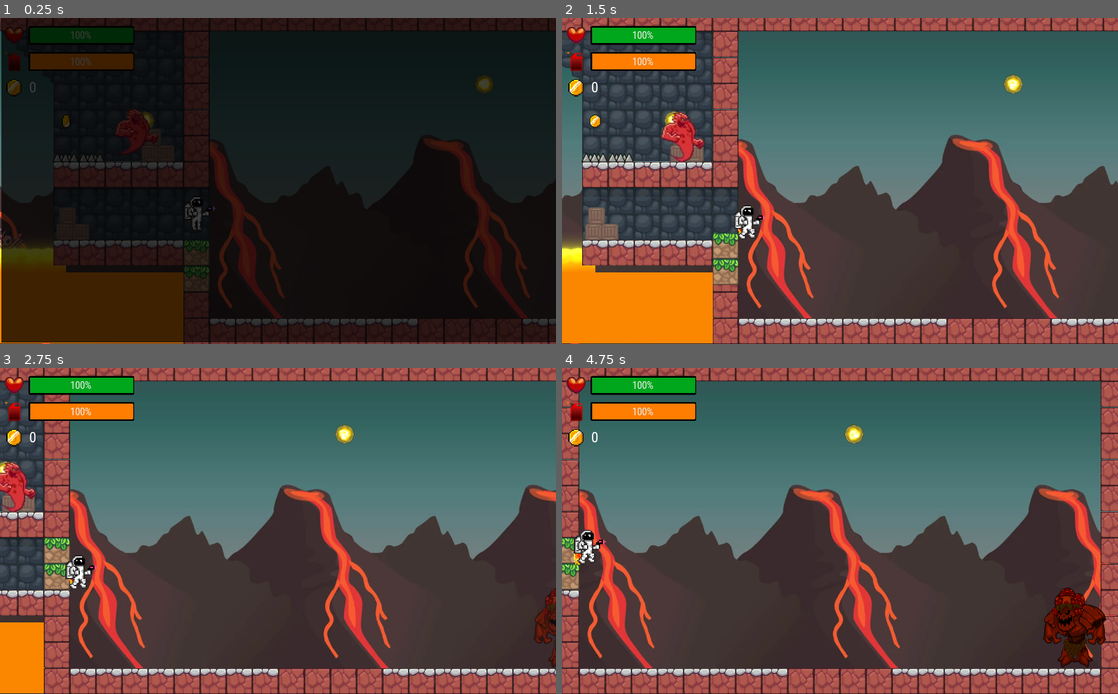
Above: before the commit, frames 1-4 (two rows, left to right).
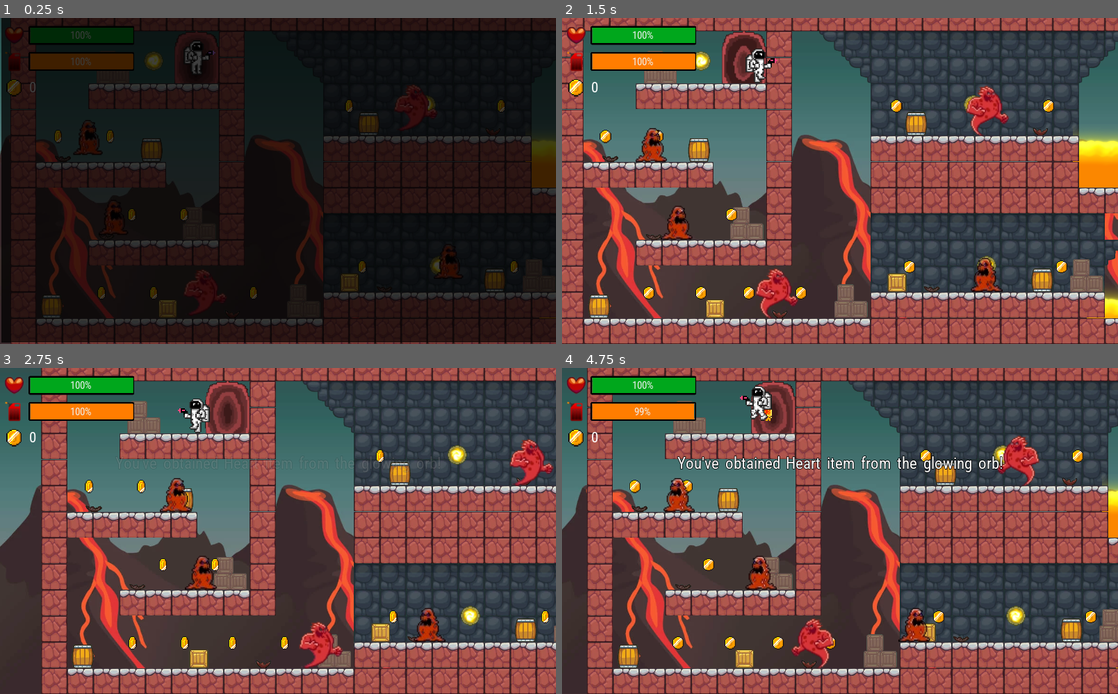
Above: after the commit, the same moments.

Repository: BernardSapida/SUPER-NOVA
Game: Godot game, scene res://scenes/level4/Level4.tscn
The game is run twice, just before and just after one commit, with the same random seed, the same clock (stepped at 60 frames per second) and the same inputs. This scene is started directly instead of the project's main scene. Sound files missing from this copy of the repository are replaced by a short silence.
Inputs:
- Up to frame 1 (0.25 s): no input
- Up to frame 2 (1.5 s): hold Right (ui_right) from 0.53 s (still down); tap 2 (cloak_item) at 0.6 s; tap Up (ui_up) at 0.77 s; tap A (fire) at 1.35 s
- Up to frame 3 (2.75 s): tap Up (ui_up) at 1.52 s; release Right (ui_right) at 2.03 s; hold Left (ui_left) from 2.03 s (still down); tap 6 (fuel_item) at 2.1 s
- Up to frame 4 (4.75 s): release Left (ui_left) at 2.78 s; hold Right (ui_right) 2.78-4.28 s; tap 1 (heart_item) at 2.85 s; tap Up (ui_up) at 3.02, 3.77, 4.52 s; tap 4 (rage_item) at 3.6 s; hold Left (ui_left) from 4.28 s (still down); tap Space (rocket) at 4.35 s

The runs differ from the first frame. In frame 1, 23% of the frame differs, in the area x 0-100%, y 0-100%; in frame 2, 70%; in frame 3, 56%; in frame 4, 63%.

Commit message:
fix minor issue

Diff:
--- a/scenes/level4/Level4.tscn
+++ b/scenes/level4/Level4.tscn
@@ -3906,7 +3906,7 @@
 [node name="Golem" parent="BossRoom/BossOriginalPosition" instance=ExtResource( 29 )]
 
 [node name="Nova" parent="." instance=ExtResource( 4 )]
-position = Vector2( 6313, 361 )
+position = Vector2( 296, 74 )
 
 [node name="AudioStreamPlayer" type="AudioStreamPlayer" parent="."]
 pause_mode = 2
--- a/scenes/nova/Nova.gd
+++ b/scenes/nova/Nova.gd
@@ -42,7 +42,6 @@
 
 # Called when the node enters the scene tree for the first time.
 func _ready():
-	LevelManager.CURRENT_LEVEL = 4
 	heart_item = InventoryManager.heart_item
 	cloak_item = InventoryManager.cloak_item
 	shield_item = InventoryManager.shield_item
